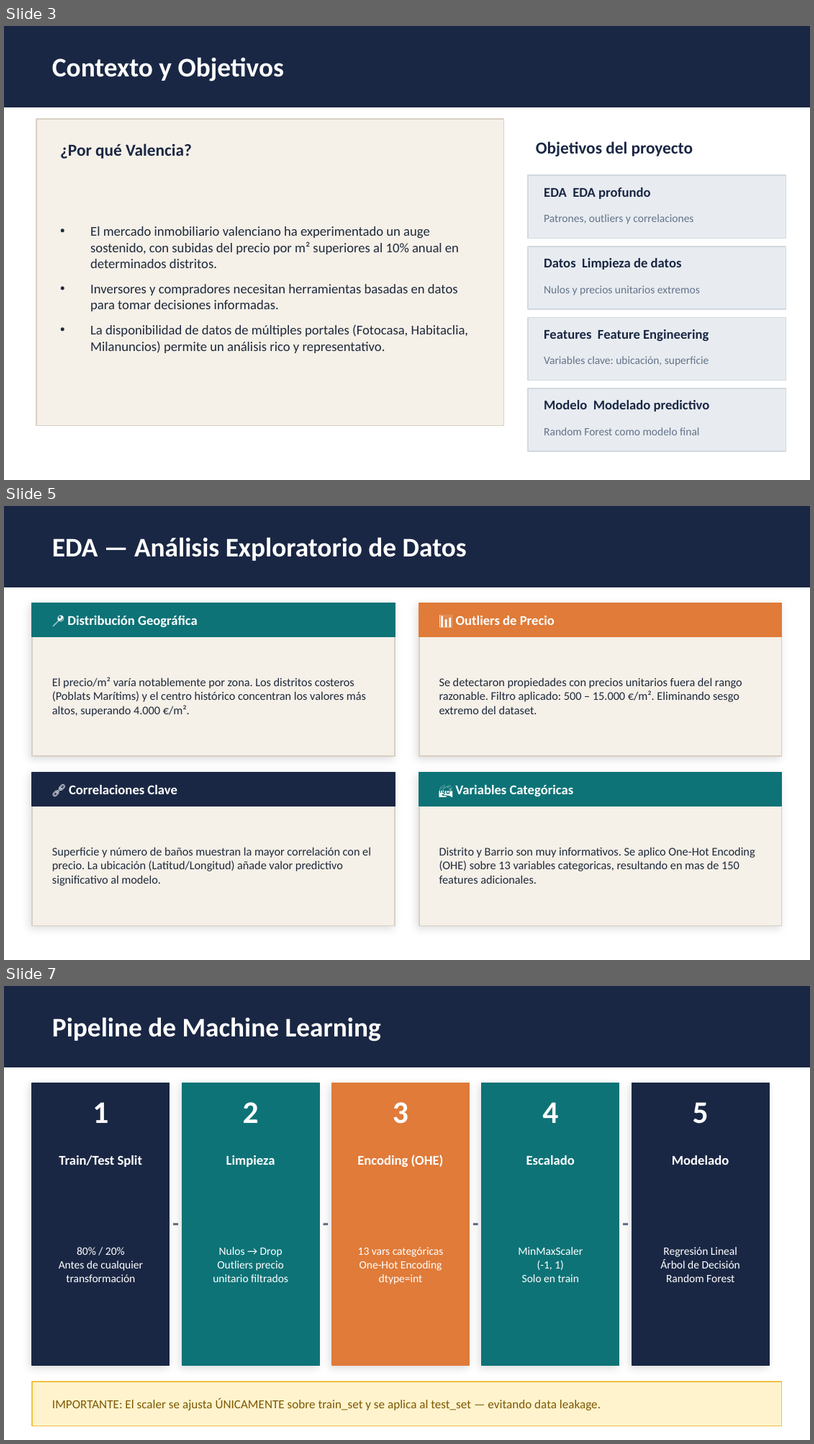
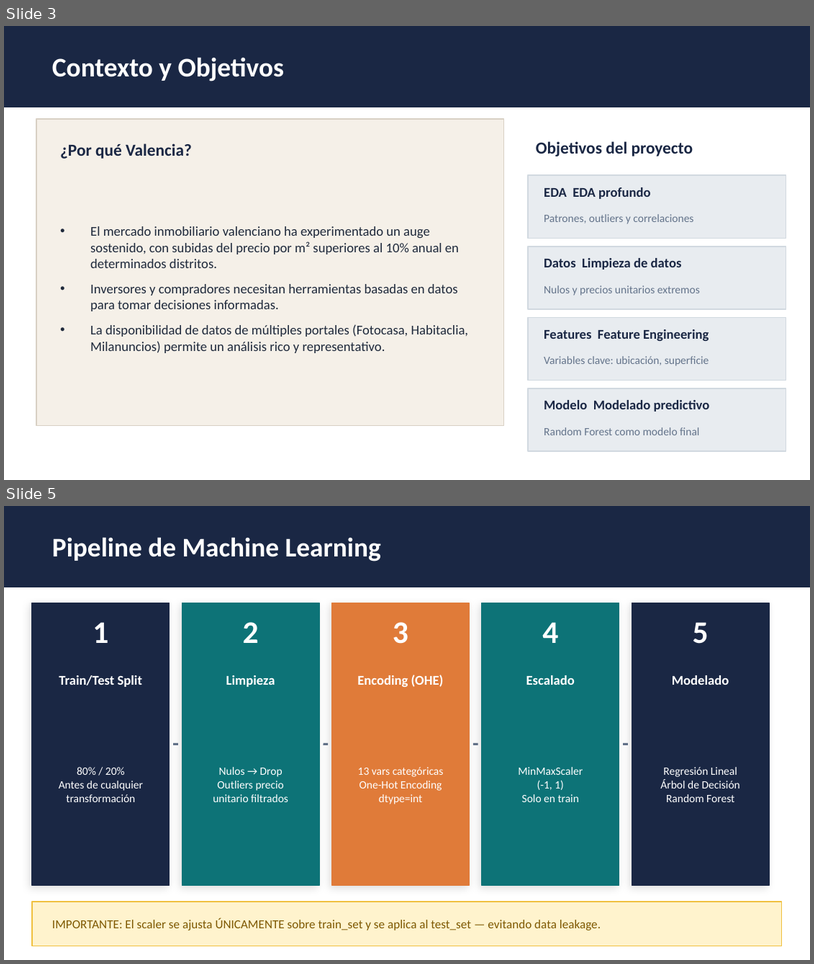
Before and after one commit to Apriroca/ML_Prediccion_Vivienda_Valencia, a slide deck: Presentacion.pptx. Shown one above the other, each under a label of ours: slides 3, 5 and 7 before the commit, slides 3 and 5 after it; the slides between them are not shown. The pictures are 814x1444 and 814x964 pixels, drawn with LibreOffice and Linux fonts; fonts in the diff are those of the drawing. Boxes give left, top, right and bottom in pixels: in the first picture for what was removed or moved away, otherwise in the second. Text is boxed around its words. In the diff, an @@ line names an element or a change of style, - is before the commit and + after.

```diff
--- a/Presentacion.pptx
+++ b/Presentacion.pptx
@@ slide 5 removed at [4,506,810,960], background #FFFFFF @@
@@ rectangle removed at [4,506,810,587] @@
@@ text removed at [52,537,467,561] @@
-EDA — Análisis Exploratorio de Datos
@@ rectangle removed at [32,602,395,756] @@
@@ rectangle removed at [32,602,395,636] @@
@@ rectangle removed at [419,602,782,756] @@
@@ rectangle removed at [419,602,782,636] @@
@@ text removed at [67,615,198,627] @@
-📍 Distribución Geográfica
@@ text removed at [456,615,555,625] @@
-📊 Outliers de Precio
@@ text removed at [52,677,366,716] @@
-El precio/m² varía notablemente por zona. Los distritos costeros (Poblats Marítims) y el centro histórico concentran los valores más altos, superando 4.000 €/m².
@@ text removed at [440,677,743,714] @@
-Se detectaron propiedades con precios unitarios fuera del rango razonable. Filtro aplicado: 500 – 15.000 €/m². Eliminando sesgo extremo del dataset.
@@ rectangle removed at [32,772,395,925] @@
@@ rectangle removed at [32,772,395,806] @@
@@ text removed at [69,785,177,794] @@
-🔗 Correlaciones Clave
@@ rectangle removed at [419,772,782,925] @@
@@ rectangle removed at [419,772,782,806] @@
@@ text removed at [455,785,574,796] @@
-🏘️ Variables Categóricas
@@ text removed at [52,847,371,885] @@
-Superficie y número de baños muestran la mayor correlación con el precio. La ubicación (Latitud/Longitud) añade valor predictivo significativo al modelo.
@@ text removed at [440,847,756,883] @@
-Distrito y Barrio son muy informativos. Se aplico One-Hot Encoding (OHE) sobre 13 variables categoricas, resultando en mas de 150 features adicionales.
@@ what was slide 7 is now slide 5 @@
```
Also in this commit, not shown: 1 slide changed, 1 other slide removed.
